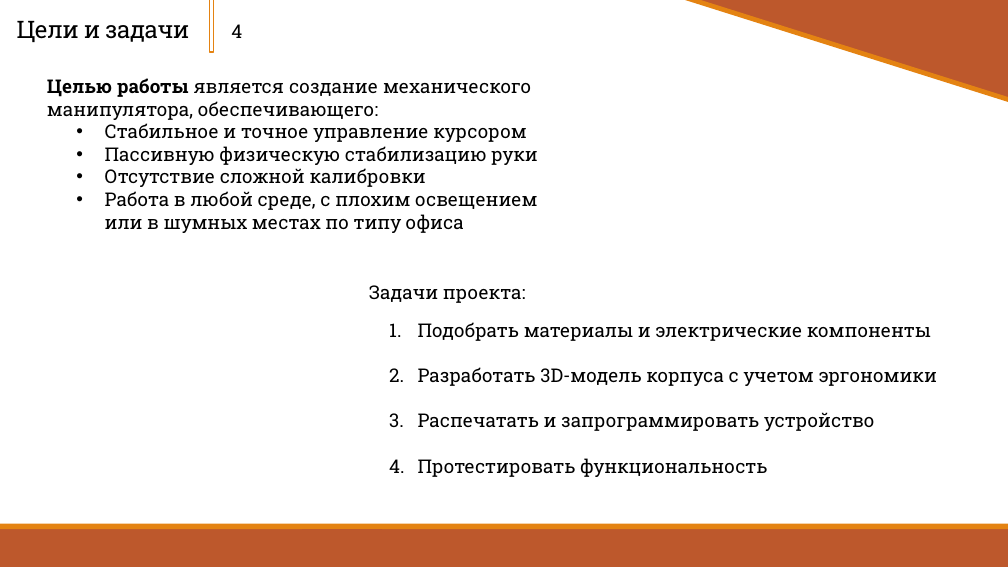
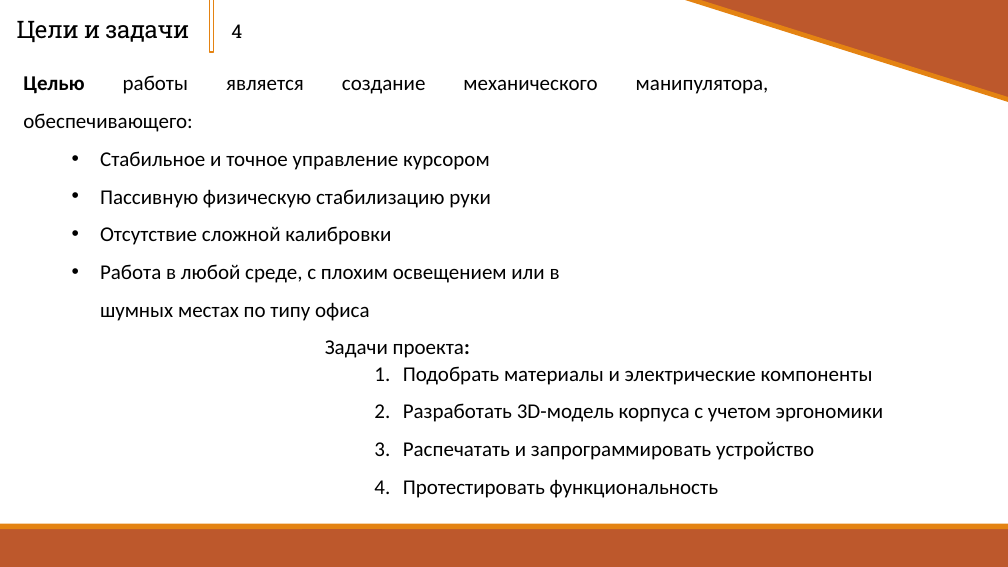
Before and after one commit to Zerocummer/Mmm-Yummers, a slide deck: slide 4 of Мышка для людей с ОВЗ/Документы/Презентация о манипуляторе.pptx. Drawn at 1008x567 pixels with LibreOffice and Linux fonts; fonts in the diff are those of the drawing. Boxes give left, top, right and bottom in pixels: in the first picture for what was removed or moved away, otherwise in the second. Text is boxed around its words. In the diff, an @@ line names an element or a change of style, - is before the commit and + after.

```diff
--- a/Мышка для людей с ОВЗ/Документы/Презентация о манипуляторе.pptx
+++ b/Мышка для людей с ОВЗ/Документы/Презентация о манипуляторе.pptx
@@ text "Целью работы является создание механического ..." moved from (x1=47, y1=78, x2=531, y2=120) to (x1=23, y1=75, x2=769, y2=132) @@
@@ text "Целью работы является создание механического ..." at (x1=23, y1=75, x2=769, y2=132): size 18 to 20 pt, font Roboto Slab to Calibri; bold off in "работы"; line spacing 1 to 1.5 @@
@@ text "Стабильное и точное управление курсором" at (x1=100, y1=151, x2=560, y2=321): size 18 to 20 pt, font Roboto Slab to Calibri; line spacing 1 to 1.5 @@
@@ text "Стабильное и точное управление курсором" moved from (x1=105, y1=123, x2=537, y2=233) to (x1=100, y1=151, x2=560, y2=321) @@
@@ text "Подобрать материалы и электрические компоненты" moved from (x1=418, y1=322, x2=937, y2=477) to (x1=403, y1=366, x2=883, y2=498) @@
@@ text "Подобрать материалы и электрические компоненты" at (x1=403, y1=366, x2=883, y2=498): size 18 to 20 pt, font Roboto Slab to Calibri; line spacing 1 to 1.5 @@
@@ text "Задачи проекта:" moved from (x1=369, y1=285, x2=525, y2=303) to (x1=325, y1=340, x2=470, y2=358) @@
@@ text "Задачи проекта:" at (x1=325, y1=340, x2=470, y2=358): size 18 to 20 pt, font Roboto Slab to Calibri; bold on in "проекта:" @@
```
Also in this commit, not shown: 6 other slides changed, 2 other files.
